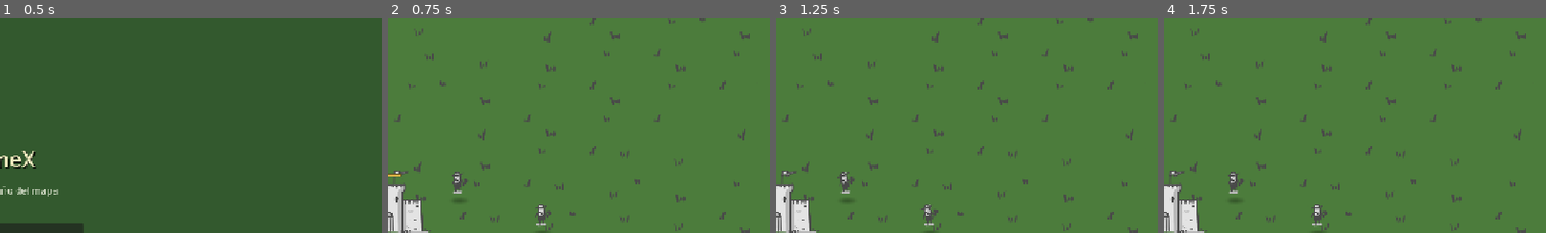
Above: before the commit, frames 1-4 (left to right).
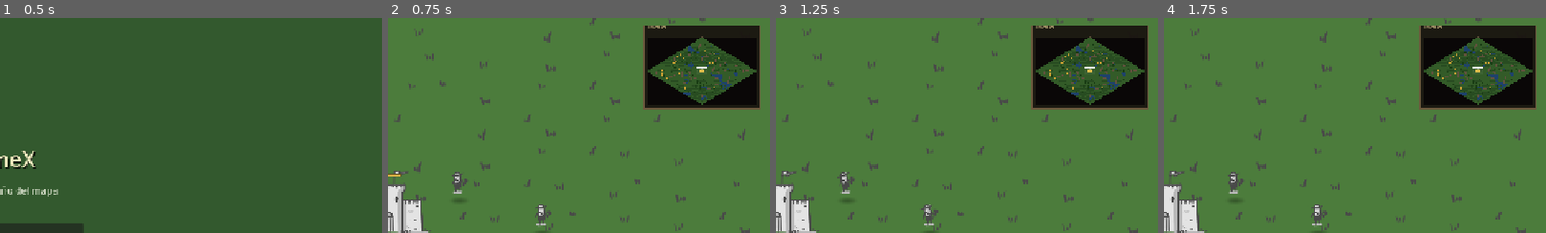
Above: after the commit, the same moments.

Repository: manurode/gameX
Game: Godot game, scene res://scenes/ui/main_menu.tscn
Same seed, same stepped clock (60 frames per second), same inputs: the game is played once before the commit and once after it.
Inputs:
- Up to frame 1 (0.5 s): no input
- Up to frame 2 (0.75 s): click "Grande (64×64)" at 0.5 s
- Up to frame 3 (1.25 s): no input
- Up to frame 4 (1.75 s): click "1" at 1.25 s
The pictures show only the part of the screen within x 50-100%, y 0-50%; the shares and areas given below are measured in that part.

Frame 1 is identical in both runs. In frame 2, 12% of the frame differs, in the area x 66-98%, y 3-43%; in frame 3, 12%; in frame 4, 12%.

Commit message:
feat: Add minimap functionality with setup method and UI integration

Diff:
--- a/scenes/ui/hud.tscn
+++ b/scenes/ui/hud.tscn
@@ -1,7 +1,8 @@
-[gd_scene load_steps=4 format=3 uid="uid://chud001"]
+[gd_scene load_steps=5 format=3 uid="uid://chud001"]
 
 [ext_resource type="Script" path="res://scripts/ui/hud.gd" id="1_hud"]
 [ext_resource type="PackedScene" uid="uid://gamehub001" path="res://scenes/ui/game_hub.tscn" id="2_hub"]
+[ext_resource type="Script" path="res://scripts/ui/minimap.gd" id="3_minimap"]
 
 [sub_resource type="StyleBoxFlat" id="StyleBoxFlat_selection"]
 bg_color = Color(0.3, 0.8, 1, 0.25)
@@ -53,6 +54,19 @@
 
 [node name="GameHub" parent="." instance=ExtResource("2_hub")]
 
+[node name="Minimap" type="Control" parent="."]
+layout_mode = 3
+anchors_preset = 1
+anchor_left = 1.0
+anchor_right = 1.0
+offset_left = -212.0
+offset_top = 12.0
+offset_right = -16.0
+offset_bottom = 152.0
+grow_horizontal = 0
+mouse_filter = 0
+script = ExtResource("3_minimap")
+
 [node name="SelectionBox" type="Panel" parent="."]
 visible = false
 mouse_filter = 2
--- a/scripts/ui/hud.gd
+++ b/scripts/ui/hud.gd
@@ -1,6 +1,7 @@
 extends CanvasLayer
 
 @onready var game_hub: PanelContainer = $GameHub
+@onready var minimap: Control = $Minimap
 @onready var help_label: Label = $TopLeft/MarginContainer/VBoxContainer/HelpLabel
 @onready var cycle_button: Button = $TopLeft/MarginContainer/VBoxContainer/CycleButton
 
@@ -24,7 +25,9 @@
 	day_night_manager: DayNightManager = null,
 	population_manager: PopulationManager = null,
 	production_manager: ProductionManager = null,
-	curfew_manager: CurfewManager = null
+	curfew_manager: CurfewManager = null,
+	camera: Camera2D = null,
+	ground: TinyTilesMap = null
 ) -> void:
 	_build_manager = build_manager
 	_day_night_manager = day_night_manager
@@ -38,6 +41,8 @@
 			production_manager,
 			curfew_manager
 		)
+	if minimap != null and minimap.has_method("setup") and camera != null and ground != null:
+		minimap.setup(camera, ground)
 	if _build_manager != null and _build_manager.has_signal("build_mode_changed"):
 		_build_manager.build_mode_changed.connect(_on_build_mode_changed)
 
--- /dev/null
+++ b/scripts/ui/minimap.gd
@@ -0,0 +1,333 @@
+extends Control
+
+const MAP_PADDING := 6.0
+const MINIMAP_SIZE := Vector2(196, 140)
+
+const FRAME_BG := Color(0.1, 0.08, 0.06, 0.94)
+const FRAME_BORDER := Color(0.42, 0.35, 0.24, 1.0)
+const MAP_BG := Color(0.04, 0.03, 0.03, 1.0)
+const GRASS_COLOR := Color(0.20, 0.36, 0.16)
+const GRASS_VARIANT := Color(0.16, 0.30, 0.13)
+const WATER_COLOR := Color(0.12, 0.26, 0.42)
+const TREE_COLOR := Color(0.10, 0.24, 0.08)
+const GOLD_COLOR := Color(0.78, 0.62, 0.20)
+const FOOD_COLOR := Color(0.55, 0.72, 0.22)
+const HILL_COLOR := Color(0.38, 0.32, 0.24)
+const PLAYER_UNIT_COLOR := Color(0.45, 0.95, 0.55)
+const CIVILIAN_COLOR := Color(0.85, 0.72, 0.25)
+const ENEMY_COLOR := Color(0.95, 0.28, 0.22)
+const BUILDING_COLOR := Color(0.75, 0.68, 0.48)
+const TOWN_CENTER_COLOR := Color(0.85, 0.92, 1.0)
+const VIEWPORT_BORDER := Color(1.0, 1.0, 1.0, 0.9)
+const VIEWPORT_FILL := Color(1.0, 1.0, 1.0, 0.05)
+
+const ENTITY_REFRESH_INTERVAL := 0.08
+
+var _camera: Camera2D
+var _ground: TinyTilesMap
+var _map_bounds := Rect2()
+var _terrain_texture: ImageTexture
+var _resource_markers: Array[Dictionary] = []
+var _entity_markers: Array[Dictionary] = []
+var _entity_refresh_timer := 0.0
+var _dragging := false
+
+
+func _ready() -> void:
+	custom_minimum_size = MINIMAP_SIZE
+	size = MINIMAP_SIZE
+	mouse_filter = Control.MOUSE_FILTER_STOP
+	clip_contents = true
+
+
+func setup(camera: Camera2D, ground: TinyTilesMap) -> void:
+	_camera = camera
+	_ground = ground
+	_map_bounds = ground.get_map_bounds()
+	_build_terrain_cache()
+	_build_resource_markers()
+	_refresh_entity_markers()
+	queue_redraw()
+
+
+func _process(delta: float) -> void:
+	if _camera == null:
+		return
+
+	_entity_refresh_timer -= delta
+	if _entity_refresh_timer <= 0.0:
+		_entity_refresh_timer = ENTITY_REFRESH_INTERVAL
+		_refresh_entity_markers()
+	queue_redraw()
+
+
+func _draw() -> void:
+	_draw_frame()
+	_draw_terrain()
+	_draw_resource_markers()
+	_draw_entity_markers()
+	_draw_viewport_rect()
+
+
+func _gui_input(event: InputEvent) -> void:
+	if _camera == null or _map_bounds.size == Vector2.ZERO:
+		return
+
+	if event is InputEventMouseButton:
+		var mouse_event := event as InputEventMouseButton
+		if mouse_event.button_index != MOUSE_BUTTON_LEFT:
+			return
+		if mouse_event.pressed:
+			if _is_in_map_area(mouse_event.position):
+				_dragging = true
+				_navigate_to_local(mouse_event.position)
+				accept_event()
+		else:
+			_dragging = false
+	elif event is InputEventMouseMotion and _dragging:
+		if _is_in_map_area(event.position):
+			_navigate_to_local(event.position)
+			accept_event()
+
+
+func _draw_frame() -> void:
+	var frame_rect := Rect2(Vector2.ZERO, size)
+	draw_rect(frame_rect, FRAME_BG)
+	draw_rect(frame_rect, FRAME_BORDER, false, 2.0)
+
+	var content := _get_map_content_rect()
+	var center := content.get_center()
+	var half := content.size * 0.5
+	var diamond := PackedVector2Array([
+		center + Vector2(0.0, -half.y),
+		center + Vector2(half.x, 0.0),
+		center + Vector2(0.0, half.y),
+		center + Vector2(-half.x, 0.0),
+		center + Vector2(0.0, -half.y),
+	])
+	draw_polyline(diamond, Color(0.35, 0.3, 0.22, 0.9), 1.0)
+
+	var title_pos := Vector2(MAP_PADDING + 2.0, MAP_PADDING - 1.0)
+	draw_string(
+		ThemeDB.fallback_font,
+		title_pos + Vector2(1.0, 1.0),
+		"MAPA",
+		HORIZONTAL_ALIGNMENT_LEFT,
+		-1,
+		10,
+		Color(0, 0, 0, 0.5)
+	)
+	draw_string(
+		ThemeDB.fallback_font,
+		title_pos,
+		"MAPA",
+		HORIZONTAL_ALIGNMENT_LEFT,
+		-1,
+		10,
+		Color(0.75, 0.68, 0.48, 1.0)
+	)
+
+
+func _draw_terrain() -> void:
+	if _terrain_texture == null:
+		return
+	var content := _get_map_content_rect()
+	draw_texture_rect(_terrain_texture, content, false)
+
+
+func _draw_resource_markers() -> void:
+	for marker in _resource_markers:
+		var pos: Vector2 = marker["pos"]
+		var color: Color = marker["color"]
+		var radius: float = marker.get("radius", 1.5)
+		if not _is_inside_diamond(pos):
+			continue
+		draw_circle(pos, radius, color)
+
+
+func _draw_entity_markers() -> void:
+	for marker in _entity_markers:
+		var pos: Vector2 = marker["pos"]
+		var color: Color = marker["color"]
+		var radius: float = marker.get("radius", 2.0)
+		if not _is_inside_diamond(pos):
+			continue
+		draw_circle(pos, radius, color)
+		if marker.get("outline", false):
+			draw_arc(pos, radius + 0.8, 0.0, TAU, 12, Color(1, 1, 1, 0.35), 1.0)
+
+
+func _draw_viewport_rect() -> void:
+	if _camera == null:
+		return
+
+	var viewport_size := get_viewport().get_visible_rect().size
+	var half_view := viewport_size / (2.0 * _camera.zoom)
+	var cam_pos := _camera.global_position
+	var world_rect := Rect2(cam_pos - half_view, viewport_size / _camera.zoom)
+
+	var top_left := _world_to_minimap(world_rect.position)
+	var bottom_right := _world_to_minimap(world_rect.end)
+	var view_rect := Rect2(top_left, bottom_right - top_left)
+
+	var content := _get_map_content_rect()
+	view_rect = view_rect.intersection(content)
+	if view_rect.size.x <= 0.0 or view_rect.size.y <= 0.0:
+		return
+
+	draw_rect(view_rect, VIEWPORT_FILL, true)
+	draw_rect(view_rect, VIEWPORT_BORDER, false, 1.0)
+
+
+func _build_terrain_cache() -> void:
+	var content := _get_map_content_rect()
+	var width := maxi(1, int(content.size.x))
+	var height := maxi(1, int(content.size.y))
+	var image := Image.create(width, height, false, Image.FORMAT_RGBA8)
+	image.fill(MAP_BG)
+
+	for py in height:
+		for px in width:
+			var minimap_pos := content.position + Vector2(px + 0.5, py + 0.5)
+			if not _is_inside_diamond(minimap_pos):
+				continue
+			var world_pos := _minimap_to_world(minimap_pos)
+			image.set_pixel(px, py, _sample_terrain_color(world_pos))
+
+	_terrain_texture = ImageTexture.create_from_image(image)
+
+
+func _build_resource_markers() -> void:
+	_resource_markers.clear()
+	if _ground == null:
+		return
+
+	for placement in _ground.get_resource_placements():
+		var kind: String = placement.get("kind", "")
+		var cell: Vector2i = placement.get("cell", Vector2i.ZERO)
+		var world_pos := _ground.map_to_local(cell)
+		var color := TREE_COLOR if kind == "wood" else GOLD_COLOR
+		_resource_markers.append({
+			"pos": _world_to_minimap(world_pos),
+			"color": color,
+			"radius": 1.5,
+		})
+
+	for placement in _ground.get_decoration_placements():
+		if placement.get("kind", "") != "hill":
+			continue
+		var cell: Vector2i = placement.get("cell", Vector2i.ZERO)
+		var world_pos := _ground.map_to_local(cell)
+		_resource_markers.append({
+			"pos": _world_to_minimap(world_pos),
+			"color": HILL_COLOR,
+			"radius": 2.0,
+		})
+
+
+func _refresh_entity_markers() -> void:
+	_entity_markers.clear()
+	if _ground == null:
+		return
+
+	for node in get_tree().get_nodes_in_group("buildings"):
+		if not node is Building:
+			continue
+		var building := node as Building
+		if building.building_state == Building.BuildingState.DESTROYED:
+			continue
+		var color := TOWN_CENTER_COLOR if building.building_type_id == "town_center" else BUILDING_COLOR
+		var radius := 3.0 if building.building_type_id == "town_center" else 2.5
+		_entity_markers.append({
+			"pos": _world_to_minimap(building.global_position),
+			"color": color,
+			"radius": radius,
+			"outline": building.building_type_id == "town_center",
+		})
+
+	for node in get_tree().get_nodes_in_group("selectable_units"):
+		if not node is Unit:
+			continue
+		var unit := node as Unit
+		if unit.hp <= 0:
+			continue
+		var color := CIVILIAN_COLOR if unit.is_civilian else PLAYER_UNIT_COLOR
+		_entity_markers.append({
+			"pos": _world_to_minimap(unit.global_position),
+			"color": color,
+			"radius": 2.0,
+		})
+
+	for node in get_tree().get_nodes_in_group("enemies"):
+		if not node is Unit:
+			continue
+		var enemy := node as Unit
+		if enemy.hp <= 0:
+			continue
+		_entity_markers.append({
+			"pos": _world_to_minimap(enemy.global_position),
+			"color": ENEMY_COLOR,
+			"radius": 2.0,
+		})
+
+	for node in get_tree().get_nodes_in_group("resource_nodes"):
+		if not node is ResourceNode:
+			continue
+		var resource := node as ResourceNode
+		if resource.resource_kind != ResourceNode.ResourceKind.FOOD:
+			continue
+		_entity_markers.append({
+			"pos": _world_to_minimap(resource.global_position),
+			"color": FOOD_COLOR,
+			"radius": 1.5,
+		})
+
+
+func _sample_terrain_color(world_pos: Vector2) -> Color:
+	if _ground.is_water_at(world_pos):
+		return WATER_COLOR
+	var cell := _ground.get_cell_at_world(world_pos)
+	if cell.x % 3 == cell.y % 3:
+		return GRASS_VARIANT
+	return GRASS_COLOR
+
+
+func _get_map_content_rect() -> Rect2:
+	var top := MAP_PADDING + 14.0
+	return Rect2(
+		Vector2(MAP_PADDING, top),
+		size - Vector2(MAP_PADDING * 2.0, top + MAP_PADDING)
+	)
+
+
+func _world_to_minimap(world_pos: Vector2) -> Vector2:
+	var content := _get_map_content_rect()
+	if _map_bounds.size == Vector2.ZERO:
+		return content.position
+	var t := (world_pos - _map_bounds.position) / _map_bounds.size
+	return content.position + Vector2(t.x * content.size.x, t.y * content.size.y)
+
+
+func _minimap_to_world(minimap_pos: Vector2) -> Vector2:
+	var content := _get_map_content_rect()
+	var t := (minimap_pos - content.position) / content.size
+	return _map_bounds.position + Vector2(t.x * _map_bounds.size.x, t.y * _map_bounds.size.y)
+
+
+func _is_inside_diamond(local_pos: Vector2) -> bool:
+	var content := _get_map_content_rect()
+	var center := content.get_center()
+	var half := content.size * 0.5
+	if half.x <= 0.0 or half.y <= 0.0:
+		return false
+	var rel := (local_pos - center) / half
+	return absf(rel.x) + absf(rel.y) <= 1.0
+
+
+func _is_in_map_area(local_pos: Vector2) -> bool:
+	return _get_map_content_rect().has_point(local_pos) and _is_inside_diamond(local_pos)
+
+
+func _navigate_to_local(local_pos: Vector2) -> void:
+	var world_pos := _minimap_to_world(local_pos)
+	_camera.position = world_pos
--- a/scripts/world/game_world.gd
+++ b/scripts/world/game_world.gd
@@ -82,7 +82,9 @@
 			day_night_manager,
 			population_manager,
 			production_manager,
-			curfew_manager
+			curfew_manager,
+			camera,
+			ground
 		)
 
 
Not shown, added: scripts/ui/minimap.gd.uid
